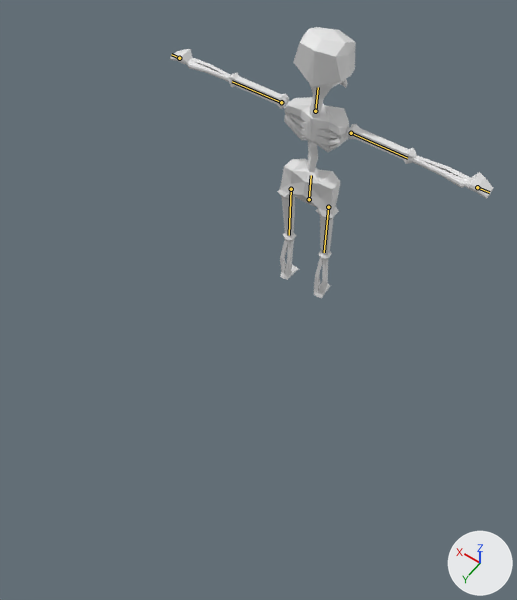
The Blender file assets/models/Skeleton.blend, before and after one commit.
Camera for both pictures: a 50 mm camera at (-1.64, 2.84, 3.99) aimed at (-0.24, 0.89, 0.93). The lights are fixed; the arrows at lower right show +X, +Y and +Z. The bones that change are drawn over the model as lines.

Names of what the first picture shows: 'Head', 'LowerArm.L', 'LowerArm.R', 'LowerLeg.L', 'LowerLeg.R', 'Pelvis', 'Torso', 'UpperArm.L', 'UpperArm.R', 'UpperLeg.L', 'UpperLeg.R'.
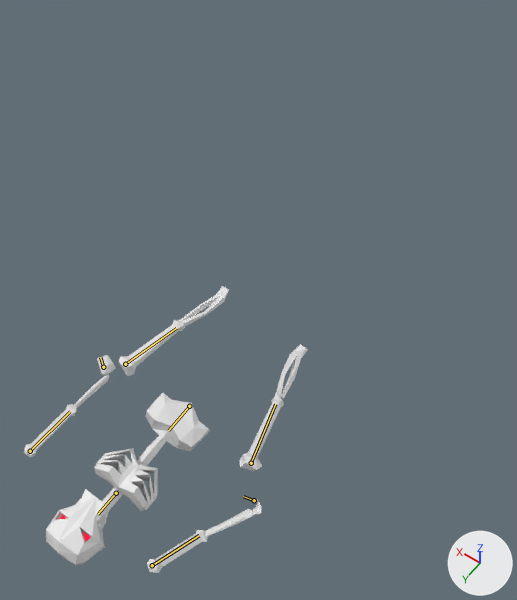
The newer file adds an action. The first version stands in its rest pose; the second is drawn at frame 12 of the action 'Die'.

The edits, one by one:
Bone 'Hips' (bone_hips) moves from (0.0, 0.0, 0.0) to (0.0, -0.755, -1.285).
Bone 'Hips' (bone_hips) turns from (0, 0, 0) to (-93, 1, 15) degrees about its own x, y and z.
Bone 'Neck' (bone_neck) turns from (0, 0, 0) to (0, 15, -1) degrees about its own x, y and z.
Bone 'UpperArm.L' (bone_upperarm_l) moves from (0.0, 0.0, 0.0) to (-0.077, 0.331, 0.161).
Bone 'LowerHand.L' (bone_lowerhand_l) turns from (0, 0, 0) to (-18, -28, 6) degrees about its own x, y and z.
Bone 'HandIK.L' (bone_handik_l) moves from (0.0, 0.0, 0.0) to (-0.199, -0.348, -0.515).
Bone 'HandIK.L' (bone_handik_l) turns from (0, 0, 0) to (66, 119, 10) degrees about its own x, y and z.
Bone 'UpperArm.R' (bone_upperarm_r) moves from (0.0, 0.0, 0.0) to (-0.064, 0.188, 0.231).
Bone 'LowerHand.R' (bone_lowerhand_r) turns from (0, 0, 0) to (-86, -4, 8) degrees about its own x, y and z.
Bone 'ElbowPoleTarget.R' (bone_elbowpoletarget_r) moves from (0.0, 0.0, 0.0) to (0.212, 0.057, 0.0).
Bone 'HandIK.R' (bone_handik_r) moves from (0.0, 0.0, 0.0) to (0.012, -0.226, -0.348).
Bone 'HandIK.R' (bone_handik_r) turns from (0, 0, 0) to (-114, 24, 1) degrees about its own x, y and z.
Bone 'UpperLeg.L' (bone_upperleg_l) moves from (0.0, 0.0, 0.0) to (-0.364, 0.003, -0.098).
Bone 'UpperLeg.R' (bone_upperleg_r) moves from (0.0, 0.0, 0.0) to (0.375, -0.056, 0.104).
Bone 'FootIK.L' (bone_footik_l) moves from (0.0, 0.0, 0.0) to (-0.1, 0.295, 0.055).

Boxes (x1, y1, x2, y2) around the edits, measured in the pictures (517 x 600 px):
'Head', posed
    before: (293, 27, 356, 99)
    after: (46, 489, 111, 565)
'Torso', posed (9% wider)
    before: (284, 96, 349, 172)
    after: (95, 436, 166, 511)
'Pelvis', posed (8% wider, 7% taller)
    before: (280, 159, 340, 214)
    after: (145, 393, 210, 452)
'UpperArm.R', posed (13% narrower, 7% taller)
    before: (347, 124, 417, 164)
    after: (147, 530, 208, 573)
'UpperLeg.R', posed
    before: (315, 206, 339, 261)
    after: (240, 394, 284, 471)
'UpperLeg.L', posed
    before: (277, 189, 296, 242)
    after: (118, 320, 185, 376)
'LowerArm.R', posed (30% narrower, 13% shorter)
    before: (412, 155, 493, 199)
    after: (206, 499, 262, 537)
'UpperArm.L', posed (13% narrower, 46% taller)
    before: (228, 73, 289, 109)
    after: (24, 404, 77, 457)
'LowerArm.L', posed (31% narrower, 64% taller)
    before: (170, 49, 231, 81)
    after: (74, 355, 116, 408)
'LowerLeg.R', posed (100% wider, 37% taller)
    before: (314, 258, 330, 298)
    after: (275, 344, 308, 399)
'LowerLeg.L', posed (150% wider)
    before: (280, 240, 299, 280)
    after: (180, 286, 229, 326)
bone 'Hips', root to tip
    before: (309, 199) to (311, 175)
    after: (189, 406) to (168, 430)
bone 'Neck', root to tip
    before: (315, 111) to (318, 87)
    after: (116, 493) to (98, 514)
bone 'UpperArm.L', root to tip
    before: (281, 102) to (232, 81)
    after: (30, 451) to (70, 411)
bone 'LowerHand.L', root to tip
    before: (179, 58) to (171, 54)
    after: (103, 367) to (100, 357)
bone 'UpperArm.R', root to tip
    before: (351, 133) to (407, 158)
    after: (152, 565) to (199, 535)
bone 'LowerHand.R', root to tip
    before: (477, 187) to (489, 192)
    after: (254, 500) to (243, 496)
bone 'UpperLeg.L', root to tip
    before: (291, 189) to (289, 235)
    after: (125, 364) to (176, 328)
bone 'UpperLeg.R', root to tip
    before: (328, 207) to (324, 252)
    after: (251, 463) to (275, 404)
